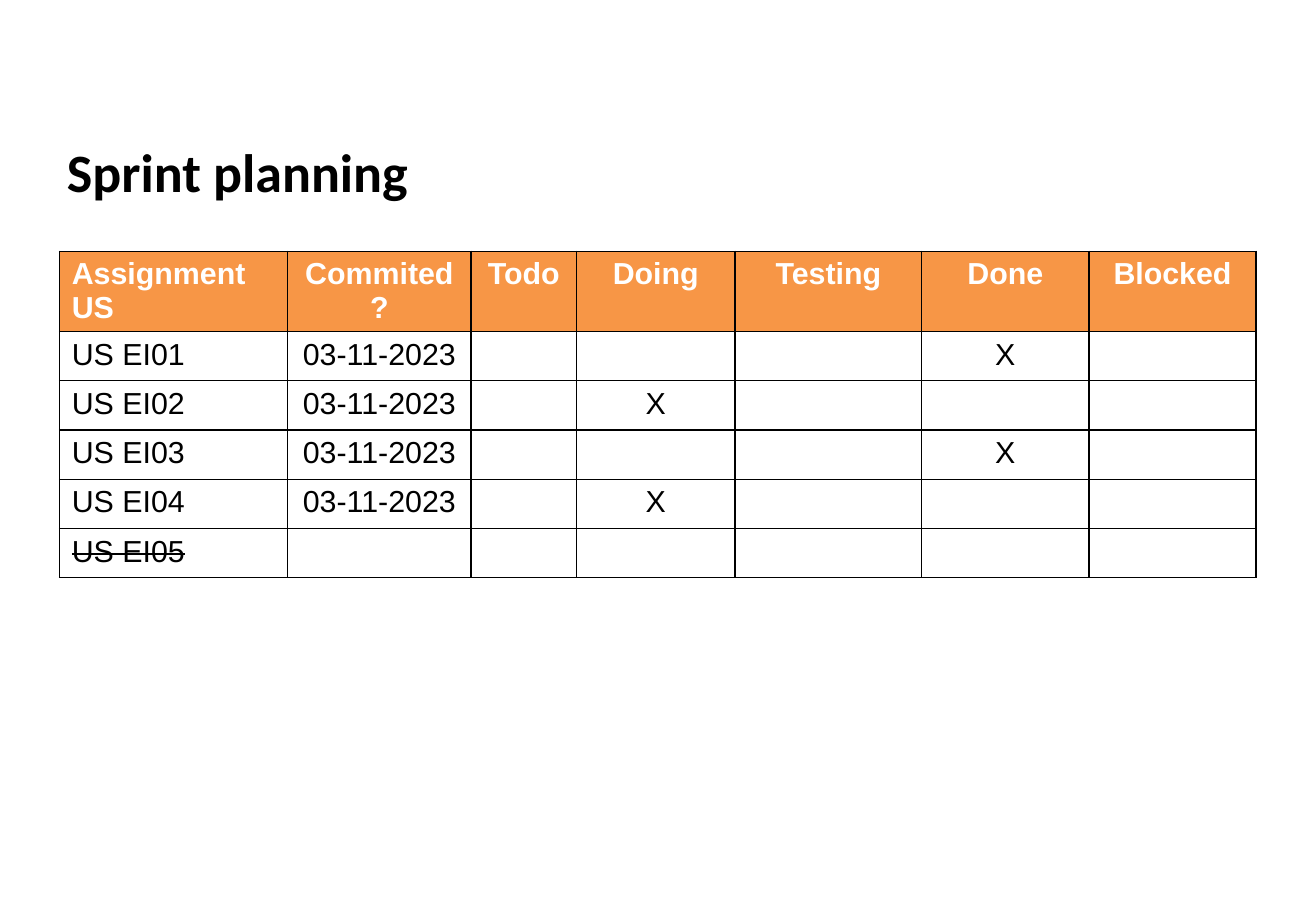
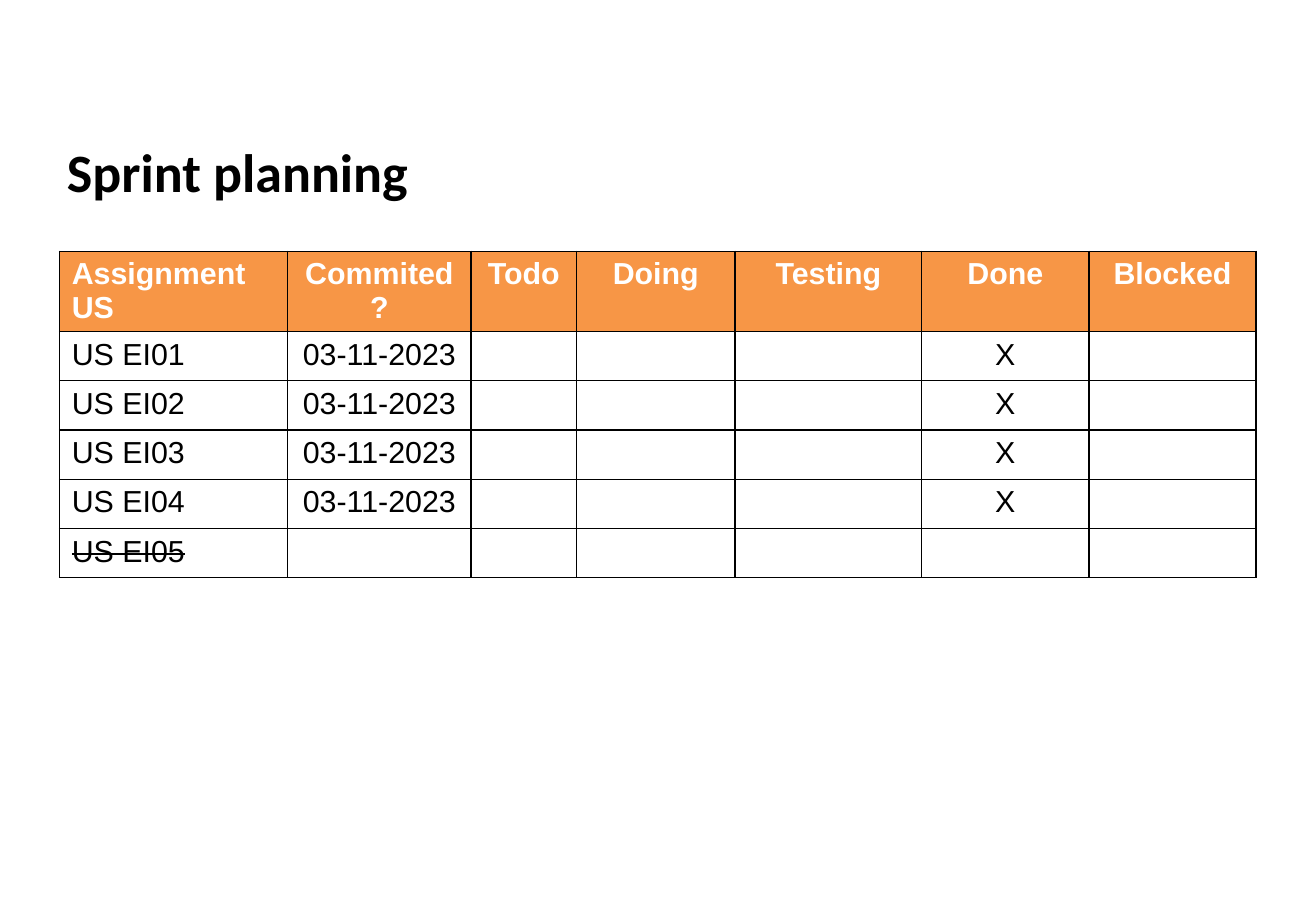
Before and after one commit to Goncalves2525/organic-agriculture-management-system, a slide deck: slide 7 of artifacts/LAPR3_Report_2NB_G322_sprint2.pptx. Drawn at 1316x911 pixels with LibreOffice and Linux fonts; fonts in the diff are those of the drawing; background and template pictures are left out. Boxes give left, top, right and bottom in pixels: in the first picture for what was removed or moved away, otherwise in the second. Text is boxed around its words. In the diff, an @@ line names an element or a change of style, - is before the commit and + after.

```diff
--- a/artifacts/LAPR3_Report_2NB_G322_sprint2.pptx
+++ b/artifacts/LAPR3_Report_2NB_G322_sprint2.pptx
@@ table at [60, 252, 1259, 567] @@
-row 3, column 4: X
+row 3, column 4: 
-row 3, column 6: 
+row 3, column 6: X
-row 5, column 4: X
+row 5, column 4: 
-row 5, column 6: 
+row 5, column 6: X
```
Also in this commit, not shown: 6 other slides changed, 1 other file.
